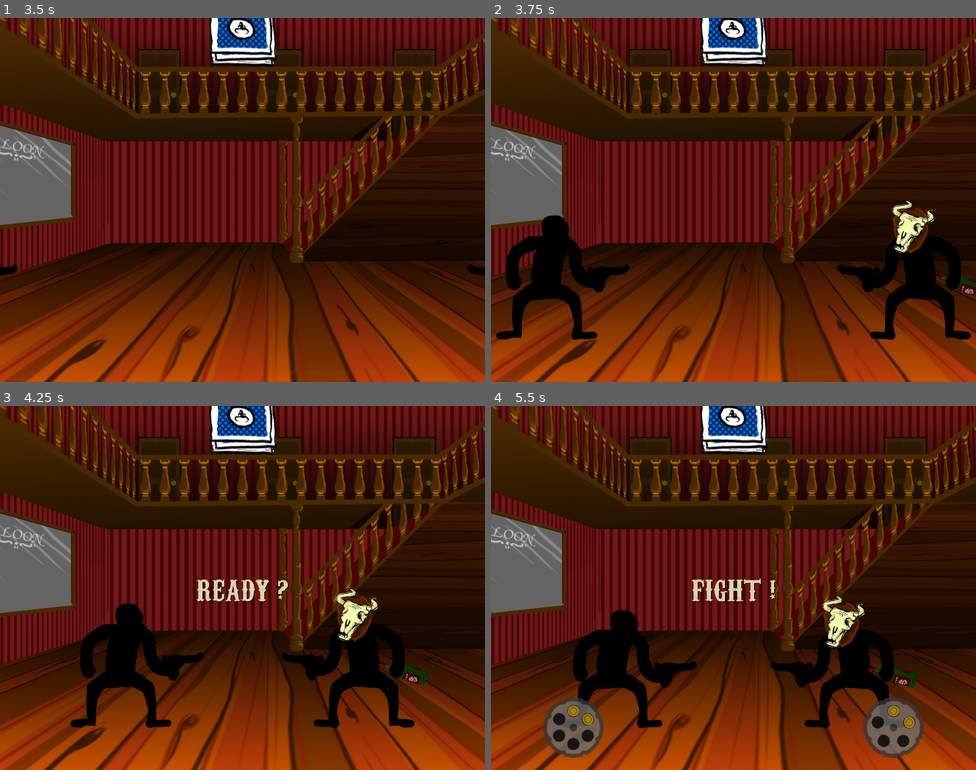
Above: before the commit, frames 1-4 (two rows, left to right).
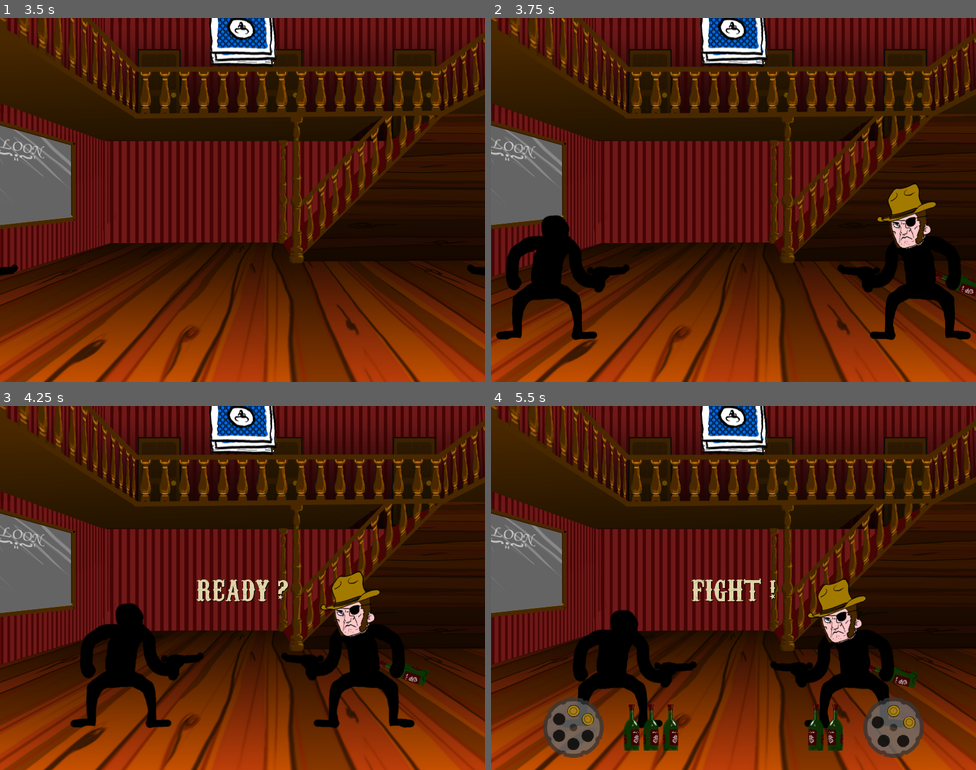
Above: after the commit, the same moments.

Repository: Eptwalabha/ld44
Game: Godot game, scene res://scenes/MainMenu.tscn
Same seed, same stepped clock (60 frames per second), same inputs: the game is played once before the commit and once after it.
Inputs (mouse positions are in pixels of both pictures, inside the frame that each line leads up to):
- Up to frame 1 (3.5 s): click "New game" at 0.5 s; click "New game" at 1.25 s; click "New game" at 2 s; tap Enter (ui_accept) at 2.75, 3.02 s; move the mouse to (349, 181) at 2.77 s; click (349, 181) at 2.92 s
- Up to frame 2 (3.75 s): move the mouse to (636, 218) at 3.52 s; click (636, 218) at 3.67 s
- Up to frame 3 (4.25 s): tap Enter (ui_accept) at 3.77 s
- Up to frame 4 (5.5 s): move the mouse to (782, 507) at 4.27 s; click (782, 507) at 4.42 s; move the mouse to (709, 660) at 5.02 s; click (709, 660) at 5.17 s; tap Enter (ui_accept) at 5.27 s

Frame 1 is identical in both runs. In frame 2, 1.2% of the frame differs, in the area x 79-92%, y 45-65%; in frame 3, 1.2%; in frame 4, 2.7%, in the area x 27-78%, y 47-95%.

Commit message:
add life + opponent IA

Diff:
--- a/project.godot
+++ b/project.godot
@@ -49,6 +49,11 @@
 "language": "GDScript",
 "path": "res://scenes/shoot/GunReticle.gd"
 }, {
+"base": "Node2D",
+"class": "Life",
+"language": "GDScript",
+"path": "res://scenes/duel/Life.gd"
+}, {
 "base": "ColorRect",
 "class": "ScreenTransition",
 "language": "GDScript",
@@ -83,6 +88,7 @@
 "Duelist": "",
 "GunCylinder": "",
 "GunReticle": "",
+"Life": "",
 "ScreenTransition": "",
 "ShooterUI": "",
 "ShootingTarget": "",
--- a/scenes/GameOver.gd
+++ b/scenes/GameOver.gd
@@ -58,6 +58,5 @@
 	if i == -1:
 		i = randi() % screens.size()
 	var elem = screens[i]
-	print(elem.texture)
 	sprite.texture = load(elem.texture) as Texture
 	label.text = elem.text
--- a/scenes/GameOver.tscn
+++ b/scenes/GameOver.tscn
@@ -7,6 +7,7 @@
 [ext_resource path="res://ScreenTransition.tscn" type="PackedScene" id=5]
 
 [node name="GameOver" type="Node"]
+editor/display_folded = true
 script = ExtResource( 1 )
 
 [node name="ColorRect2" type="ColorRect" parent="."]
--- a/scenes/duel/Duel.gd
+++ b/scenes/duel/Duel.gd
@@ -1,4 +1,3 @@
-tool
 extends Node
 class_name duel
 
@@ -8,6 +7,7 @@
 onready var label: Label = $Control/CenterContainer/Label as Label
 onready var timer: Timer = $Timer as Timer
 onready var screen_transition := $ScreenTransition as ScreenTransition
+onready var phase_label: Label = $Control2/MarginContainer/Phase as Label
 
 var opponent: Duelist
 var tutorial: Dialog
@@ -19,6 +19,7 @@
 export(PackedScene) var TutorialScene = null
 
 func _ready() -> void:
+	phase_label.text = ""
 	screen_transition.fade_in()
 
 func _prepare_game() -> void:
@@ -40,13 +41,12 @@
 func spawn_opponent() -> void:
 	opponent = Enemy.instance() as Duelist
 	opponent.flip = true
+	opponent.opponent = player
 	if $Game/Ground/OpponentPosition is Position2D:
 		$Game/Ground/OpponentPosition.add_child(opponent)
 
 func set_enemy(packed_scene: PackedScene) -> void:
 	Enemy = packed_scene
-	if Engine.is_editor_hint():
-		spawn_opponent()
 
 func is_someone_dead() -> bool:
 	return player.is_dead() or opponent.is_dead()
@@ -121,15 +121,19 @@
 	card_game.connect("cards_to_play_selected", self, "_card_game_cards_to_play_selected")
 
 func _card_game_game_started() -> void:
+	phase_label.text = ""
 	card_game.distribute_river()
 
 func _card_game_river_distributed(_turn_number: int) -> void:
+	phase_label.text = "pick a card"
 	card_game.pick_a_new_card()
 
 func _card_game_new_cards_picked_up(_turn_number: int) -> void:
+	phase_label.text = "select the card to play"
 	card_game.select_card_to_play()
 
 func _card_game_cards_to_play_selected(_turn_number: int) -> void:
+	phase_label.text = ""
 	duelist_end_animation = 0
 	player.update_player_state()
 	opponent.update_player_state()
--- a/scenes/duel/Duel.tscn
+++ b/scenes/duel/Duel.tscn
@@ -7,6 +7,7 @@
 [ext_resource path="res://scenes/duel/CardBoard.tscn" type="PackedScene" id=5]
 [ext_resource path="res://assets/font/big_font.tres" type="DynamicFont" id=6]
 [ext_resource path="res://ScreenTransition.tscn" type="PackedScene" id=7]
+[ext_resource path="res://assets/font/text_font.tres" type="DynamicFont" id=8]
 
 [node name="Duel" type="Node"]
 script = ExtResource( 1 )
@@ -58,4 +59,28 @@
 
 [node name="ScreenTransition" parent="." instance=ExtResource( 7 )]
 
+[node name="Control2" type="Control" parent="."]
+anchor_left = 0.5
+anchor_top = 1.0
+anchor_right = 0.5
+anchor_bottom = 1.0
+margin_left = -400.0
+margin_top = -60.0
+margin_right = 400.0
+rect_min_size = Vector2( 0, 60 )
+
+[node name="MarginContainer" type="MarginContainer" parent="Control2"]
+anchor_right = 1.0
+anchor_bottom = 1.0
+
+[node name="Phase" type="Label" parent="Control2/MarginContainer"]
+margin_top = 11.0
+margin_right = 800.0
+margin_bottom = 48.0
+custom_fonts/font = ExtResource( 8 )
+custom_colors/font_color = Color( 1, 1, 1, 1 )
+custom_colors/font_color_shadow = Color( 0, 0, 0, 1 )
+align = 1
+valign = 1
+
 [connection signal="faded_in" from="ScreenTransition" to="." method="_on_ScreenTransition_faded_in"]
--- a/scenes/duel/Duelist.gd
+++ b/scenes/duel/Duelist.gd
@@ -32,6 +32,7 @@
 
 func reset() -> void:
 	current_life = life
+	$Life.setup(current_life)
 	$GunCylinder.hide()
 	update_flip()
 
@@ -60,6 +61,7 @@
 
 func show_info() -> void:
 	$GunCylinder.show()
+	$Life.show()
 
 func hit() -> void:
 	current_life -= 1
@@ -71,11 +73,44 @@
 	return player
 
 func pick_a_card(cards: Array) -> Card:
-	var best_card: Card = null
+	var deck_contains_gun := false
+	var deck_contains_ammo := false
+	var deck_contains_heal := false
+	var can_shoot := false
+	var can_reload := false
+	var can_evade := false
+	var can_heal := false
+	var ratio_life = current_life / life
+	var ratio_life_opponent = 1
+	if opponent != null:
+		ratio_life_opponent = opponent.current_life / opponent.life
+
+	for card in hand:
+		if card.type == GameData.CardType.HEAL:
+			can_heal = true
+		elif card.type == GameData.CardType.SHOOT:
+			can_shoot = gun.can_shoot()
+		elif card.type == GameData.CardType.EVADE:
+			can_evade = true
+		elif card.type == GameData.CardType.RELOAD:
+			can_reload = true
+
 	for card in cards:
-		best_card = card
-	add_card_to_hand(best_card)
-	return best_card
+		if card.type == GameData.CardType.HEAL and ratio_life < 0.5:
+			add_card_to_hand(card)
+			return card
+		if card.type == GameData.CardType.SHOOT and not can_shoot and ratio_life_opponent > 0.6:
+			add_card_to_hand(card)
+		if card.type == GameData.CardType.RELOAD and (not can_shoot or not can_reload):
+			add_card_to_hand(card)
+			return card
+		if card.type == GameData.CardType.EVADE and ratio_life < 0.5 and not can_evade:
+			add_card_to_hand(card)
+			return card
+
+	var card = cards[randi() % cards.size()]
+	add_card_to_hand(card)
+	return card
 
 func update_player_state() -> void:
 	_reset_states()
@@ -103,6 +138,7 @@
 
 func play_state() -> void:
 	_update_current_life()
+	$Life.update_life(current_life)
 	if current_life == 0:
 		animation_player.play("die")
 	else:
@@ -121,11 +157,12 @@
 			animation_player.play("action_heal")
 
 		if is_evading:
-			var evade = ["action_jump", "action_swing", "action_crouch"]
+			#var evade = ["action_jump", "action_swing", "action_crouch"]
+			var evade = ["action_jump"]
 			animation_player.play(evade[randi() % evade.size()])
 
 		if is_hurt:
-			print("is hurt")
+			pass
 
 func add_card_to_hand(card: Card) -> void:
 	hand.push_back(card)
@@ -134,8 +171,7 @@
 	hand = cards
 
 func select_card_to_play() -> void:
-	card_to_play = hand[0]
-	print("selected", card_to_play)
+	card_to_play = hand[randi() % hand.size()]
 
 func reveal_card_to_play() -> void:
 	if not card_to_play.flipped:
--- a/scenes/duel/Duelist.tscn
+++ b/scenes/duel/Duelist.tscn
@@ -1,9 +1,10 @@
-[gd_scene load_steps=16 format=2]
+[gd_scene load_steps=17 format=2]
 
 [ext_resource path="res://scenes/duel/Duelist.gd" type="Script" id=1]
 [ext_resource path="res://assets/img/test-legs.png" type="Texture" id=2]
 [ext_resource path="res://assets/img/test-body.png" type="Texture" id=3]
 [ext_resource path="res://scenes/duel/GunCylinder.tscn" type="PackedScene" id=4]
+[ext_resource path="res://scenes/duel/Life.tscn" type="PackedScene" id=5]
 
 [sub_resource type="Animation" id=1]
 resource_name = "action_crouch"
@@ -128,6 +129,9 @@
 visible = false
 position = Vector2( -64, 0 )
 
+[node name="Life" parent="." instance=ExtResource( 5 )]
+position = Vector2( 32, 0 )
+
 [node name="AnimationPlayer" type="AnimationPlayer" parent="."]
 autoplay = "cheer"
 anims/action_crouch = SubResource( 1 )
--- /dev/null
+++ b/scenes/duel/Life.gd
@@ -0,0 +1,30 @@
+extends Node2D
+class_name Life
+
+var BottleTexture := load("res://assets/img/bottle-wine-full.png") as Texture
+var BrokenBottleTexture := load("res://assets/img/broken-bottle-wine.png") as Texture
+
+var max_life : int = 3
+var life: int = 2
+
+func _ready() -> void:
+	setup(max_life)
+
+func setup(l: int) -> void:
+	max_life = l
+	life = l
+	for sprite in get_children():
+		remove_child(sprite)
+		sprite.queue_free()
+	for index in range(0, max_life):
+		var sprite = Sprite.new()
+		sprite.scale = Vector2(0.6, 0.6)
+		add_child(sprite)
+		sprite.position.x = index * 32
+	update_life(life)
+
+func update_life(new_life: int) -> void:
+	var index = 0
+	for sprite in get_children():
+		sprite.texture = BottleTexture if index < new_life else BrokenBottleTexture
+		index += 1
--- /dev/null
+++ b/scenes/duel/Life.tscn
@@ -0,0 +1,7 @@
+[gd_scene load_steps=2 format=2]
+
+[ext_resource path="res://scenes/duel/Life.gd" type="Script" id=1]
+
+[node name="Life" type="Node2D"]
+visible = false
+script = ExtResource( 1 )
--- a/scenes/duel/duelists/DuelistSherrif1.tscn
+++ b/scenes/duel/duelists/DuelistSherrif1.tscn
@@ -1,15 +1,16 @@
 [gd_scene load_steps=4 format=2]
 
 [ext_resource path="res://scenes/duel/Duelist.tscn" type="PackedScene" id=1]
-[ext_resource path="res://assets/img/skull.png" type="Texture" id=2]
+[ext_resource path="res://assets/img/characters/sheriff-head.png" type="Texture" id=2]
 [ext_resource path="res://assets/img/bottle-wine.png" type="Texture" id=3]
 
 [node name="DuelistSherrif1" instance=ExtResource( 1 )]
 life = 2
 
-[node name="Sprite" type="Sprite" parent="Position2D/Legs/Body" index="0"]
-position = Vector2( -23.9255, -43.4953 )
-scale = Vector2( 0.501408, 0.501408 )
+[node name="Head" type="Sprite" parent="Position2D/Legs/Body" index="0"]
+position = Vector2( -13.4507, -59.319 )
+rotation = 0.42991
+scale = Vector2( -0.846, 0.846 )
 texture = ExtResource( 2 )
 
 [node name="Sprite2" type="Sprite" parent="Position2D/Legs/Body" index="1"]
Binary file added: assets/img/bottle-wine-full.png
Not shown, added: assets/img/bottle-wine-full.png.import
Binary file added: assets/img/broken-bottle-wine.png
Not shown, added: assets/img/broken-bottle-wine.png.import
Binary file added: assets/img/characters/sheriff-head.png
Not shown, added: assets/img/characters/sheriff-head.png.import
Not shown: 1 places in scenes/duel/Duel.tscn that only renumber resources
Not shown, added: assets/img/bottle-wine-full.png~
Not shown, added: assets/img/broken-bottle-wine.png~
Not shown, added: assets/img/characters/head.kra
Not shown, added: assets/img/characters/head.kra~
